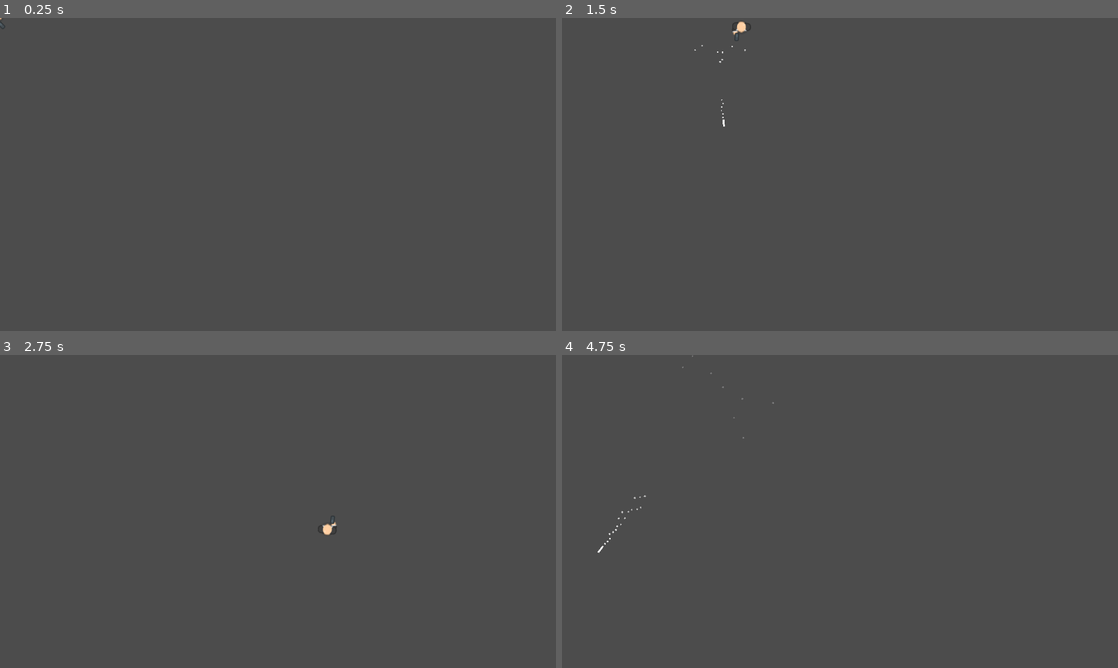
Above: before the commit, frames 1-4 (two rows, left to right).
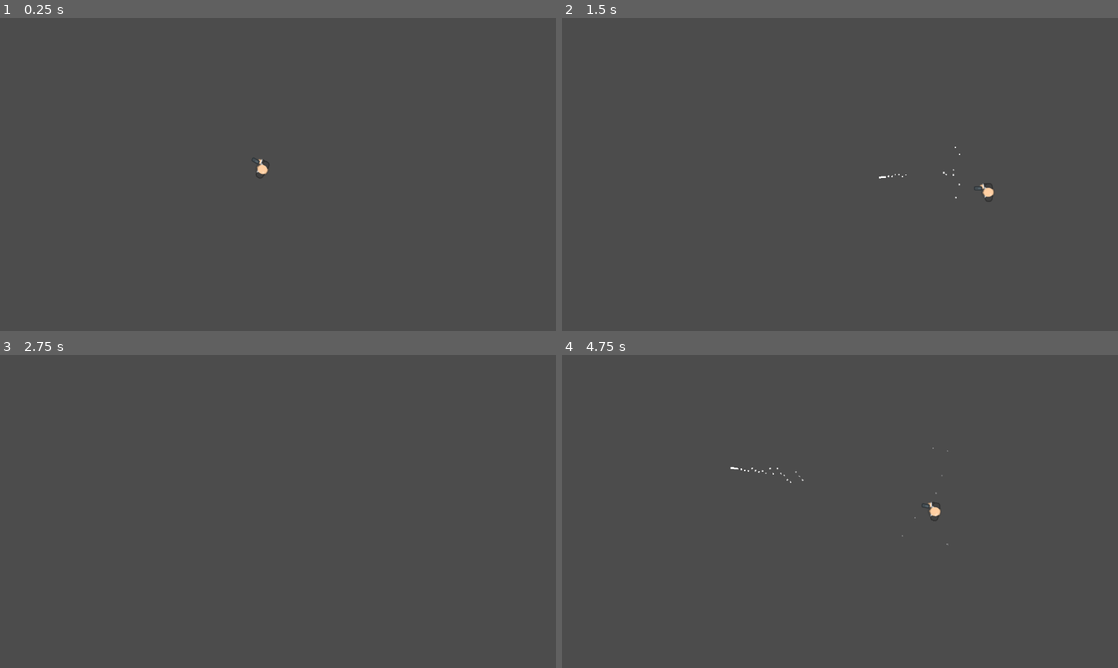
Above: after the commit, the same moments.

Repository: Talamander/bullet-time-fighting
Game: Godot game, scene res://World/Arena.tscn
Two runs of this game, one before a commit and one after it. Both use one fixed random seed, a clock stepped at 60 frames per second and the inputs below.
Inputs (mouse positions are in pixels of both pictures, inside the frame that each line leads up to):
- Up to frame 1 (0.25 s): no input
- Up to frame 2 (1.5 s): tap Enter at 0.5 s; move the mouse to (962, 158) at 0.52 s; hold Right (ui_right) 0.53-1.28 s; tap Ctrl (bullet_time) at 0.6 s; move the mouse to (728, 190) at 1.27 s; hold Down (ui_down) from 1.28 s (still down); click (728, 190) at 1.35 s
- Up to frame 3 (2.75 s): move the mouse to (333, 442) at 2.02 s; release Down (ui_down) at 2.03 s; hold Right (ui_right) from 2.03 s (still down); tap Ctrl (bullet_time) at 2.1 s
- Up to frame 4 (4.75 s): move the mouse to (812, 574) at 2.77 s; release Right (ui_right) at 2.78 s; hold Up (ui_up) 2.78-3.53 s; click (812, 574) at 2.85 s; move the mouse to (1006, 558) at 3.52 s; hold Left (ui_left) from 3.53 s (still down); tap Ctrl (bullet_time) at 3.6 s; move the mouse to (673, 464) at 4.27 s; click (673, 464) at 4.35 s

The runs differ from the first frame. In frame 1, less than 0.1% of the frame differs, in the area x 0-49%, y 0-52%; in frame 2, 0.2%, in the area x 23-78%, y 1-59%; in frame 3, less than 0.1%; in frame 4, 0.2%.

Commit message:
More particles (blood component)

Diff:
--- /dev/null
+++ b/Effects/BloodParticle.tscn
@@ -0,0 +1,61 @@
+[gd_scene load_steps=5 format=2]
+
+[sub_resource type="Gradient" id=1]
+colors = PoolColorArray( 0.992188, 0.193787, 0.193787, 1, 1, 0, 0, 1 )
+
+[sub_resource type="GradientTexture" id=2]
+gradient = SubResource( 1 )
+width = 1
+
+[sub_resource type="RectangleShape2D" id=3]
+extents = Vector2( 2, 2 )
+
+[sub_resource type="Animation" id=4]
+resource_name = "Lifetime"
+length = 4.0
+tracks/0/type = "bezier"
+tracks/0/path = NodePath("Sprite:modulate:a")
+tracks/0/interp = 1
+tracks/0/loop_wrap = true
+tracks/0/imported = false
+tracks/0/enabled = true
+tracks/0/keys = {
+"points": PoolRealArray( 1, -0.25, 0, 0.25, 0, 1, -0.25, 0, 0.25, 0, 0, -0.25, 0, 0.25, 0 ),
+"times": PoolRealArray( 0, 2.3, 3.8 )
+}
+tracks/1/type = "method"
+tracks/1/path = NodePath(".")
+tracks/1/interp = 1
+tracks/1/loop_wrap = true
+tracks/1/imported = false
+tracks/1/enabled = true
+tracks/1/keys = {
+"times": PoolRealArray( 3.9 ),
+"transitions": PoolRealArray( 1 ),
+"values": [ {
+"args": [  ],
+"method": "queue_free"
+} ]
+}
+
+[node name="BloodParticle" type="RigidBody2D"]
+show_behind_parent = true
+z_index = -2
+collision_layer = 0
+collision_mask = 0
+mass = 62.36
+gravity_scale = 0.0
+
+[node name="Sprite" type="Sprite" parent="."]
+modulate = Color( 1, 1, 1, 0 )
+position = Vector2( -7.45058e-08, -5.96046e-08 )
+scale = Vector2( 4, 4 )
+texture = SubResource( 2 )
+
+[node name="CollisionShape2D" type="CollisionShape2D" parent="."]
+visible = false
+shape = SubResource( 3 )
+
+[node name="AnimationPlayer" type="AnimationPlayer" parent="."]
+autoplay = "Lifetime"
+anims/Lifetime = SubResource( 4 )
--- /dev/null
+++ b/Effects/BloodSpatterComponent.gd
@@ -0,0 +1,34 @@
+extends Node2D
+
+
+export var BloodParticleScene : PackedScene
+export var BloodParticleNumber := 15
+export var RandomVelocity := 400
+
+const BloodSplatterSignalName := "OnDeath"
+
+var rand = RandomNumberGenerator.new()
+
+func _ready():
+	for parentSignal in get_parent().get_signal_list():
+		if (parentSignal["name"] == BloodSplatterSignalName):
+			get_parent().connect(BloodSplatterSignalName, self, "on_parent_death")
+	rand.randomize()
+
+func on_parent_death(parent : Node):
+	splatter()
+
+func splatter(particles_to_spawn := -1):
+	if (particles_to_spawn <= 0):
+		particles_to_spawn = BloodParticleNumber
+
+	var spawnedParticle : RigidBody2D
+
+	for i in range(particles_to_spawn):
+		spawnedParticle = BloodParticleScene.instance()
+
+		get_tree().root.add_child(spawnedParticle)
+
+		spawnedParticle.global_position = global_position
+
+		spawnedParticle.linear_velocity = Vector2(rand.randf_range(-RandomVelocity,RandomVelocity), rand.randf_range(-RandomVelocity,RandomVelocity))
--- /dev/null
+++ b/Effects/BloodSpatterComponent.tscn
@@ -0,0 +1,9 @@
+[gd_scene load_steps=3 format=2]
+
+[ext_resource path="res://Effects/BloodSpatterComponent.gd" type="Script" id=1]
+[ext_resource path="res://Effects/BloodParticle.tscn" type="PackedScene" id=2]
+
+[node name="BloodSpatterComponent" type="Node2D"]
+show_behind_parent = true
+script = ExtResource( 1 )
+BloodParticleScene = ExtResource( 2 )
--- a/Player/Player.gd
+++ b/Player/Player.gd
@@ -14,7 +14,9 @@
 onready var fireRate = $Timers/fireRate
 var canFire = true
 
+
 func _physics_process(delta):
+
 	look_rotation()
 	var input_vector = get_input_vector()
 	#Vector2.ZERO is true when no move key is being pressed
--- a/World/Arena.tscn
+++ b/World/Arena.tscn
@@ -5,5 +5,6 @@
 [node name="Arena" type="Node2D"]
 
 [node name="Player" parent="." instance=ExtResource( 1 )]
+position = Vector2( 596, 344 )
 
 [editable path="Player"]
